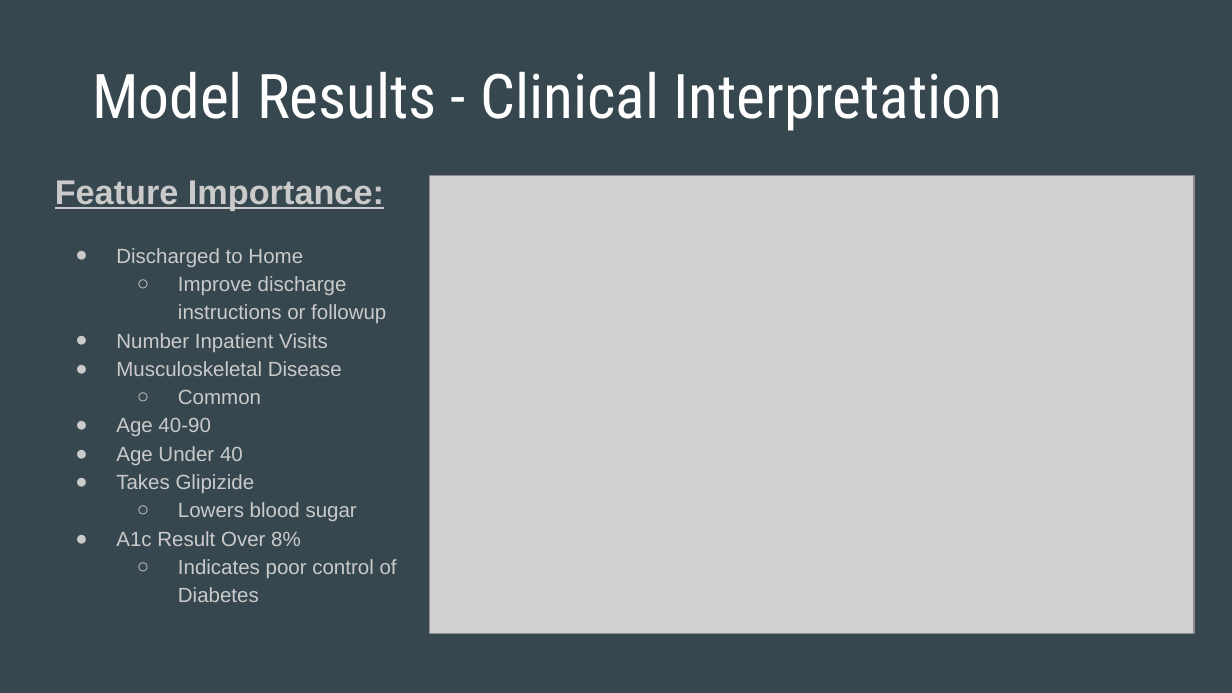
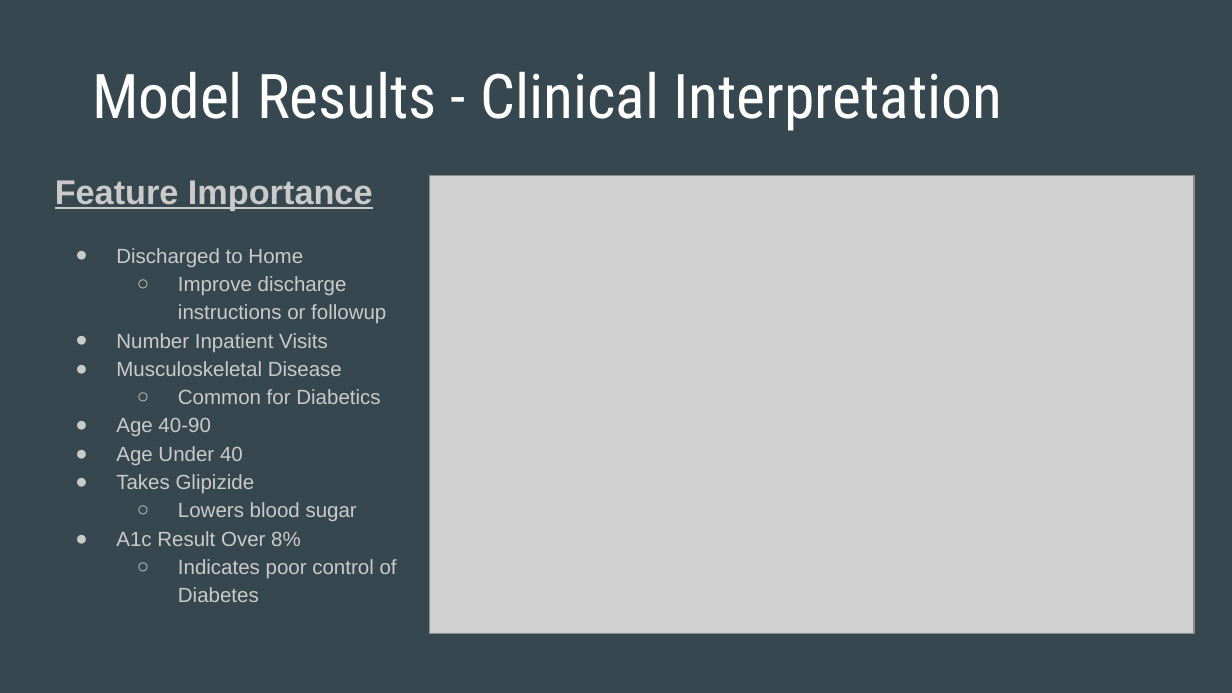
Before and after one commit to sagarwala12/HRRP, a slide deck: slide 32 of HRRP Presentation.pptx (slide 33 before the commit). Drawn at 1232x693 pixels with LibreOffice and Linux fonts; fonts in the diff are those of the drawing; grey boxes stand for pictures. Boxes give left, top, right and bottom in pixels: in the first picture for what was removed or moved away, otherwise in the second. Text is boxed around its words. In the diff, an @@ line names an element or a change of style, - is before the commit and + after.

```diff
--- a/HRRP Presentation.pptx
+++ b/HRRP Presentation.pptx
@@ text at bbox=[55, 180, 373, 211]: text changed @@
-Feature Importance:
+Feature Importance
@@ text at bbox=[178, 389, 380, 404]: text changed @@
-  ○ Common
+  ○ Common for Diabetics
```
Also in this commit, not shown: 14 other slides changed, 5 slides added, 5 slides removed.
